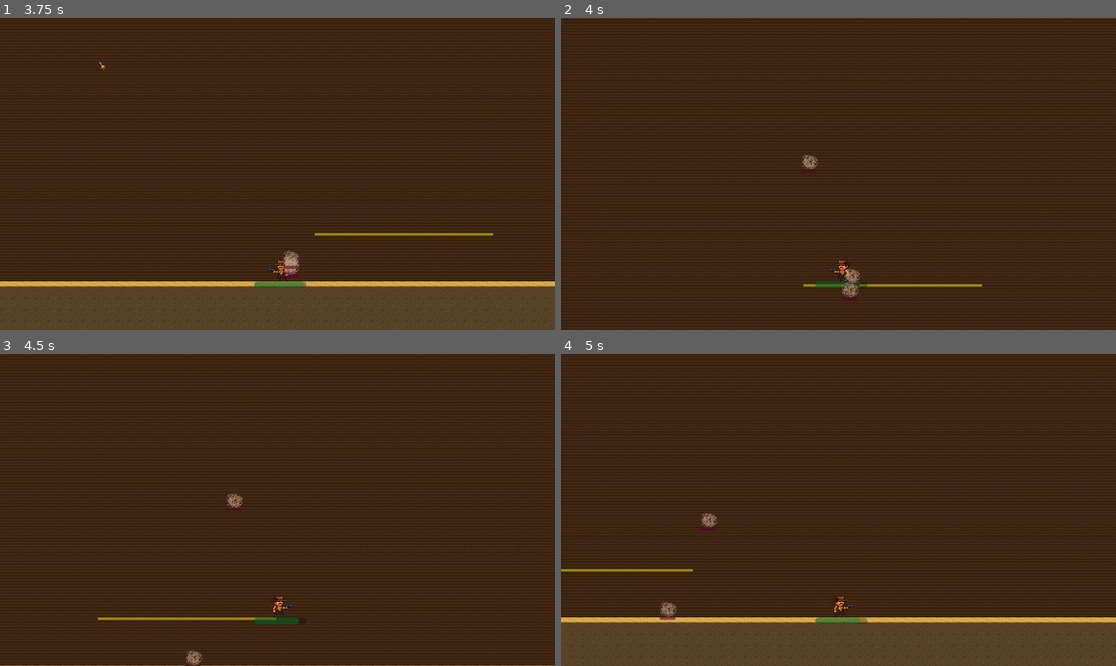
Above: before the commit, frames 1-4 (two rows, left to right).
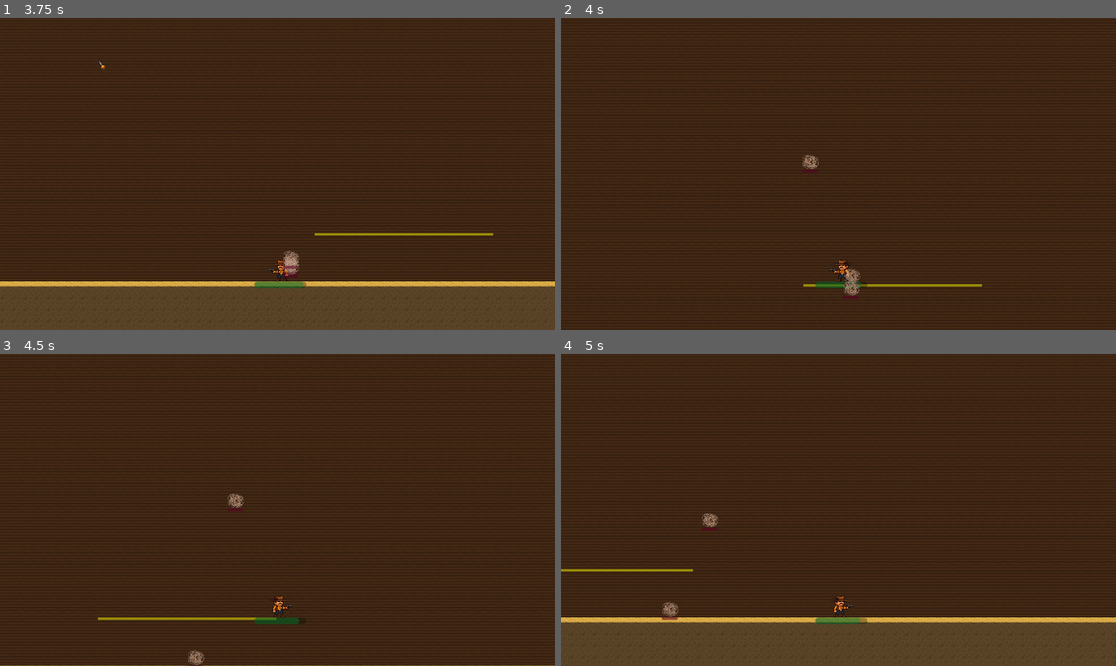
Above: after the commit, the same moments.

Repository: EdisonLing/Gun-Buddies
Game: Godot game, scene res://scenes/StartScreen.tscn
The game is run twice, just before and just after one commit, with the same random seed, the same clock (stepped at 60 frames per second) and the same inputs.
Inputs (mouse positions are in pixels of both pictures, inside the frame that each line leads up to):
- Up to frame 1 (3.75 s): click "Solo" at 0.5 s; tap Enter (ui_accept) at 1.25, 1.52, 2.27 s; move the mouse to (399, 158) at 1.27 s; press the mouse at (399, 158) at 1.28 s; hold Right (ui_right) 1.28-2.78 s; move the mouse to (166, 189) at 2.02 s; release the mouse at (166, 189) at 2.03 s; click (166, 189) at 2.1 s; move the mouse to (333, 105) at 2.77 s; press the mouse at (333, 105) at 2.78 s; hold Left (ui_left) 2.78-3.53 s; move the mouse to (249, 236) at 3.52 s; release the mouse at (249, 236) at 3.53 s; hold Right (ui_right) from 3.53 s (still down); click (249, 236) at 3.6 s
- Up to frame 2 (4 s): keep holding Right (ui_right); tap Enter (ui_accept) at 3.77 s
- Up to frame 3 (4.5 s): keep holding Right (ui_right); move the mouse to (444, 556) at 4.27 s; press the mouse at (444, 556) at 4.28 s
- Up to frame 4 (5 s): keep holding Right (ui_right); tap Enter (ui_accept) at 4.52 s

Frame 1 is identical in both runs. In frame 2, 0.2% of the frame differs, in the area x 43-54%, y 43-90%; in frame 3, 0.2%; in frame 4, 0.2%, in the area x 17-29%, y 51-86%.

Commit message:
Add Globals autoload, random_in_percentage utility, and randomize knockback
Introduced a new globals.gd script with a random_in_percentage function for generating random values within a percentage range. Registered Globals as an autoload singleton in project.godot. Updated mob_base.gd to use this utility for variable knockback strength.

Diff:
--- a/entities/mobs/bases/mob_base.gd
+++ b/entities/mobs/bases/mob_base.gd
@@ -71,7 +71,7 @@
 
 func knockback(direction: Vector2, strength: float, duration: float) -> void:
 	var dir = direction.normalized()
-	var start_speed = strength
+	var start_speed = strength * Globals.random_in_percentage(1, 15)
 	var vertical_fraction = 0.1   # 50% of horizontal knockback strength
 	var vertical_strength = strength * vertical_fraction
 
--- /dev/null
+++ b/globals.gd
@@ -0,0 +1,12 @@
+extends Node
+
+func random_in_percentage(base_number: float, percentage: float) -> float:
+	# Calculate the range size
+	var range_size: float = base_number * (percentage / 100.0)
+
+	# Calculate min and max values
+	var min_value: float = base_number - range_size
+	var max_value: float = base_number + range_size
+
+	# Return a random value within the range
+	return randf_range(min_value, max_value)
--- a/project.godot
+++ b/project.godot
@@ -14,6 +14,10 @@
 run/main_scene="uid://bccgup4e7qem6"
 config/features=PackedStringArray("4.4", "Forward Plus")
 config/icon="res://icon.svg"
+
+[autoload]
+
+Globals="*res://globals.gd"
 
 [display]
 
Not shown, added: globals.gd.uid
